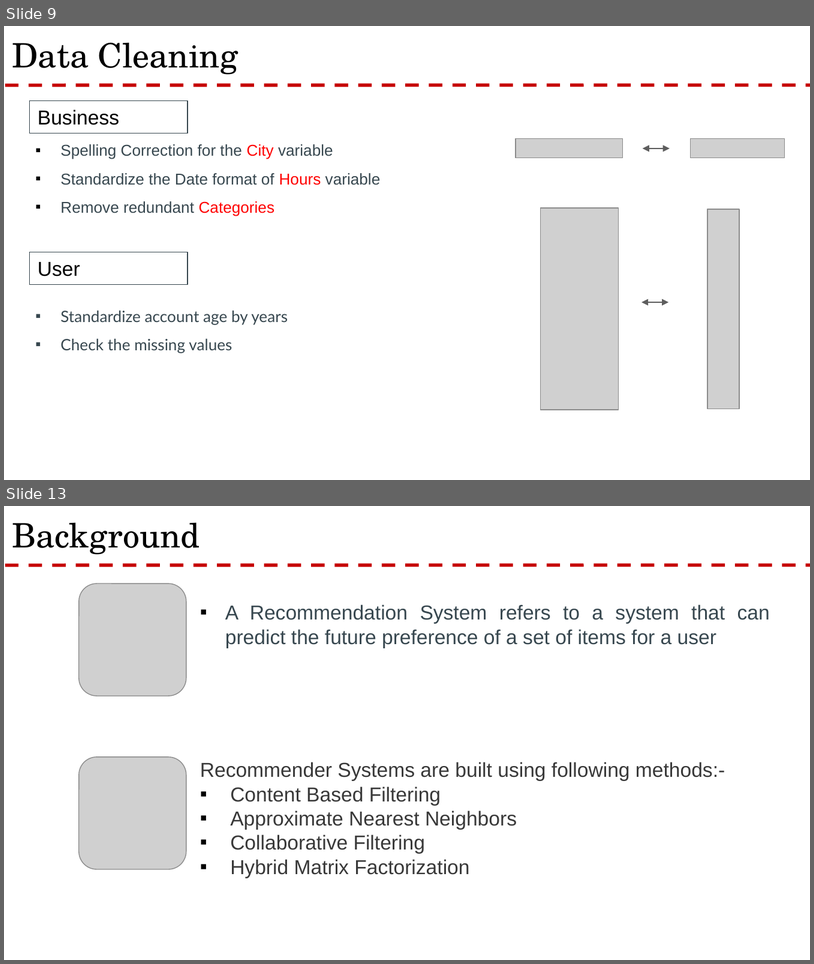
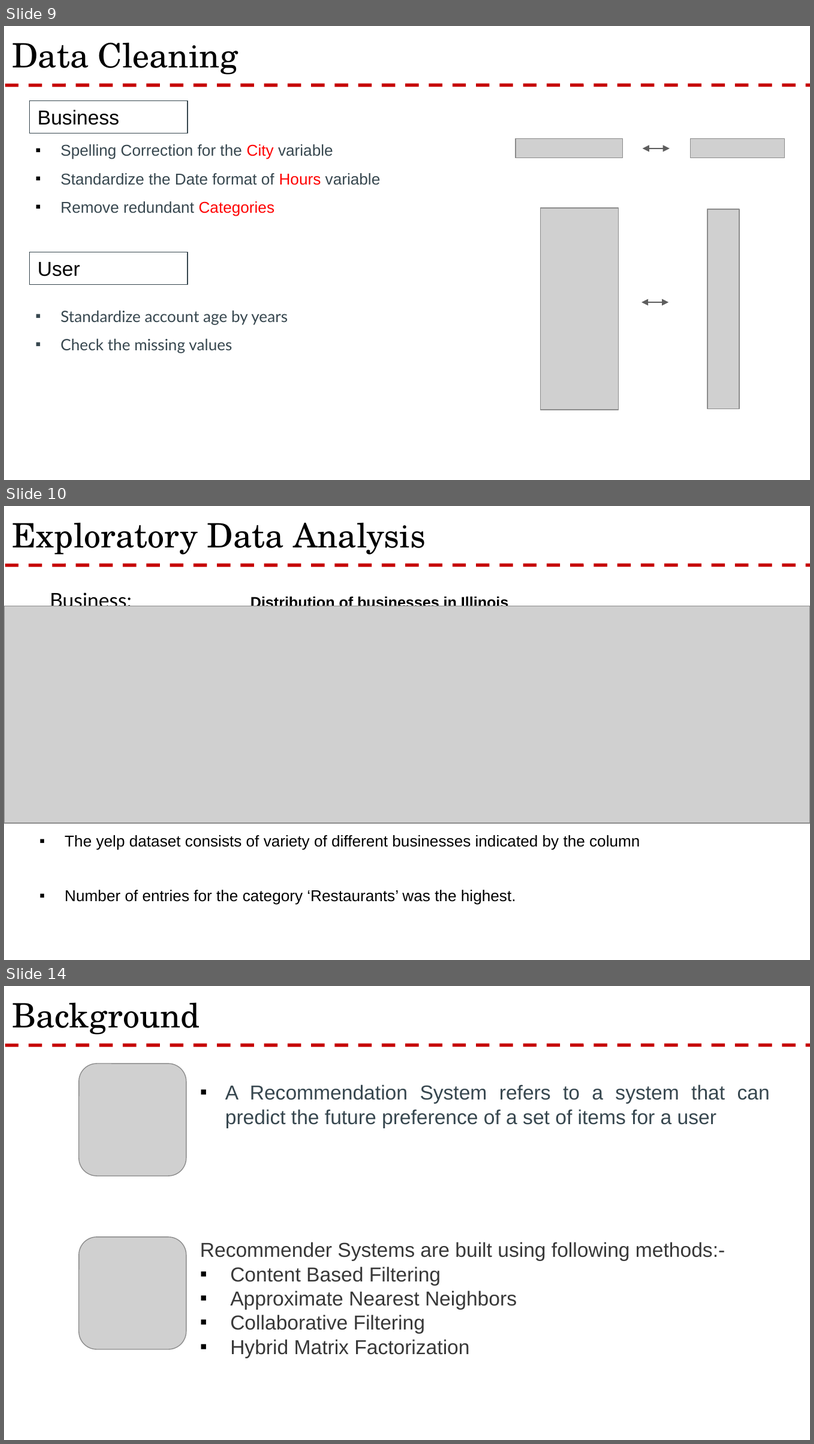
Before and after one commit to rnair7163/Restaurant-Recommendation-System-using-Yelp-Dataset, a slide deck: PPT/Yelp Presentation.pptx. Shown one above the other, each under a label of ours: slides 9 and 13 before the commit, slides 9, 10 and 14 after it; the slides between them are not shown. The pictures are 814x964 and 814x1444 pixels, drawn with LibreOffice and Linux fonts; fonts in the diff are those of the drawing; grey boxes stand for pictures; background and template pictures are left out. Boxes give left, top, right and bottom in pixels: in the first picture for what was removed or moved away, otherwise in the second. Text is boxed around its words. In the diff, an @@ line names an element or a change of style, - is before the commit and + after.

```diff
--- a/PPT/Yelp Presentation.pptx
+++ b/PPT/Yelp Presentation.pptx
@@ slide 10 added at [4, 506, 810, 960], background #FFFFFF; not listed: 1 template element that a slide beside it also shows @@
@@ title added at [12, 522, 426, 555], 30 pt, text #000000 @@
+Exploratory Data Analysis
@@ text added at [50, 592, 509, 611], 13.5 pt, text #000000, bold @@
+Business: Distribution of businesses in Illinois
@@ picture added at [4, 606, 810, 823] @@
@@ text added at [65, 835, 640, 904], 14 pt, text #000000 @@
+▪ The yelp dataset consists of variety of different businesses indicated by the column
+▪ Number of entries for the category ‘Restaurants’ was the highest.
@@ what was slide 13 is now slide 14 @@
```
Also in this commit, not shown: 3 slides changed.
